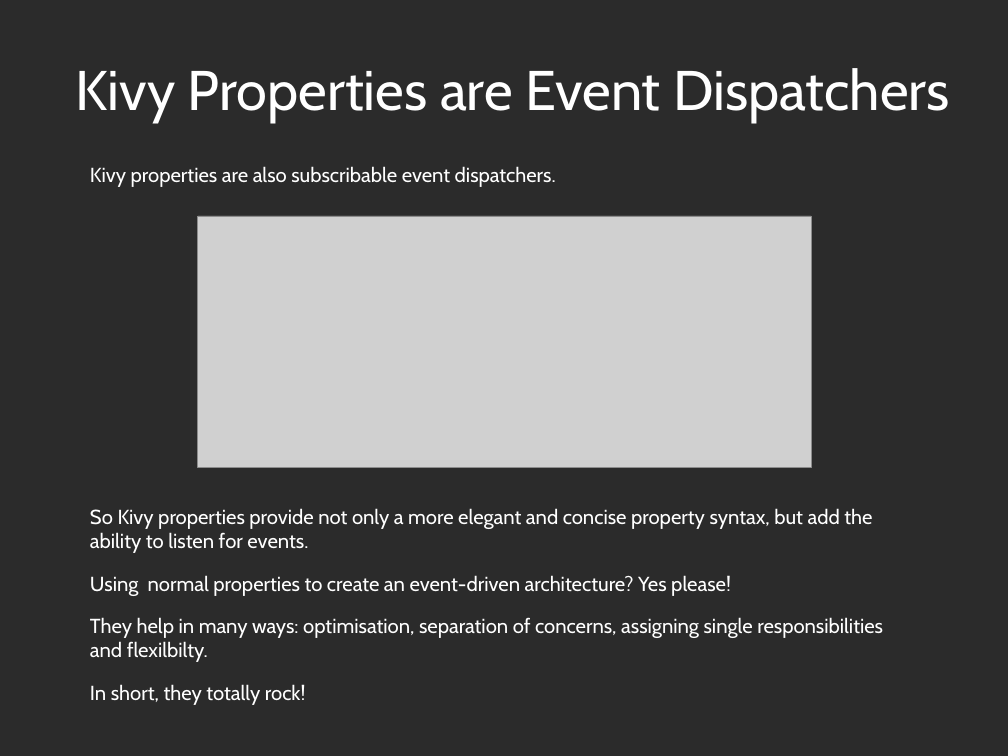
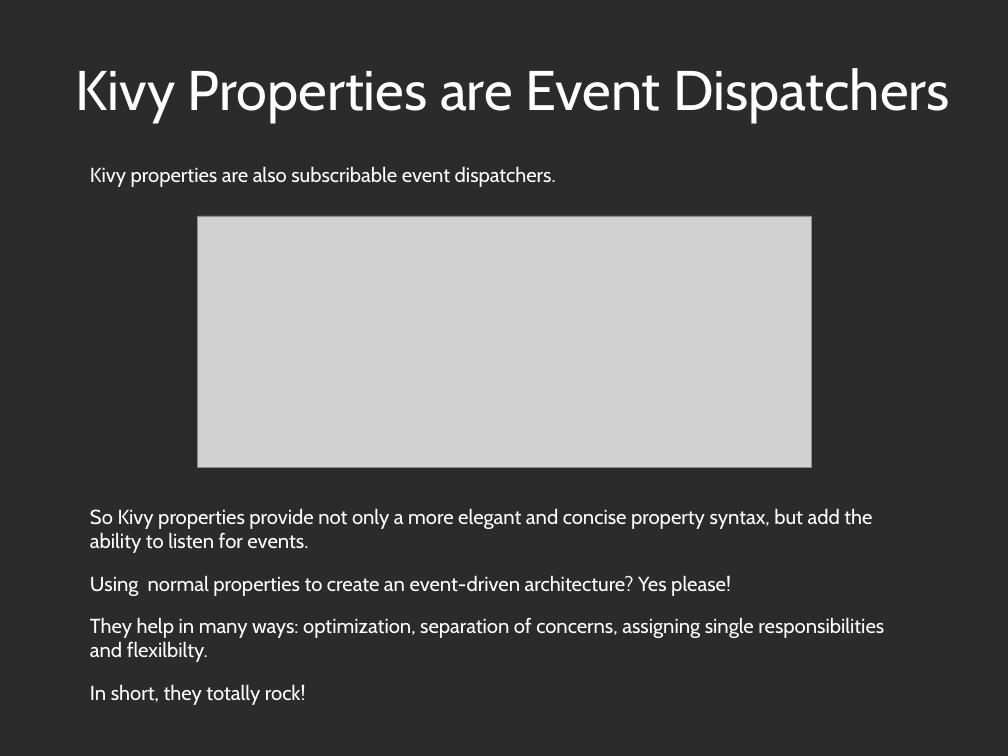
Before and after one commit to Zen-CODE/kivybits, a slide deck: slide 18 of PyCon/ZA 2013/PyCon.odp. Drawn at 1008x756 pixels with LibreOffice and Linux fonts; fonts in the diff are those of the drawing; grey boxes stand for pictures; background and template pictures are left out; a plain dark background stands for a picture behind light text. Boxes give left, top, right and bottom in pixels: in the first picture for what was removed or moved away, otherwise in the second. Text is boxed around its words. In the diff, an @@ line names an element or a change of style, - is before the commit and + after.

Commit message:
Added last slides

```diff
--- a/PyCon/ZA 2013/PyCon.odp
+++ b/PyCon/ZA 2013/PyCon.odp
@@ text at bbox=[90, 617, 884, 662]: text changed @@
-They help in many ways: optimisation, separation of concerns, assigning single responsibilities and flexilbilty.
+They help in many ways: optimization, separation of concerns, assigning single responsibilities and flexilbilty.
```
Also in this commit, not shown: 5 other slides changed, 9 slides added, 1 other file.
